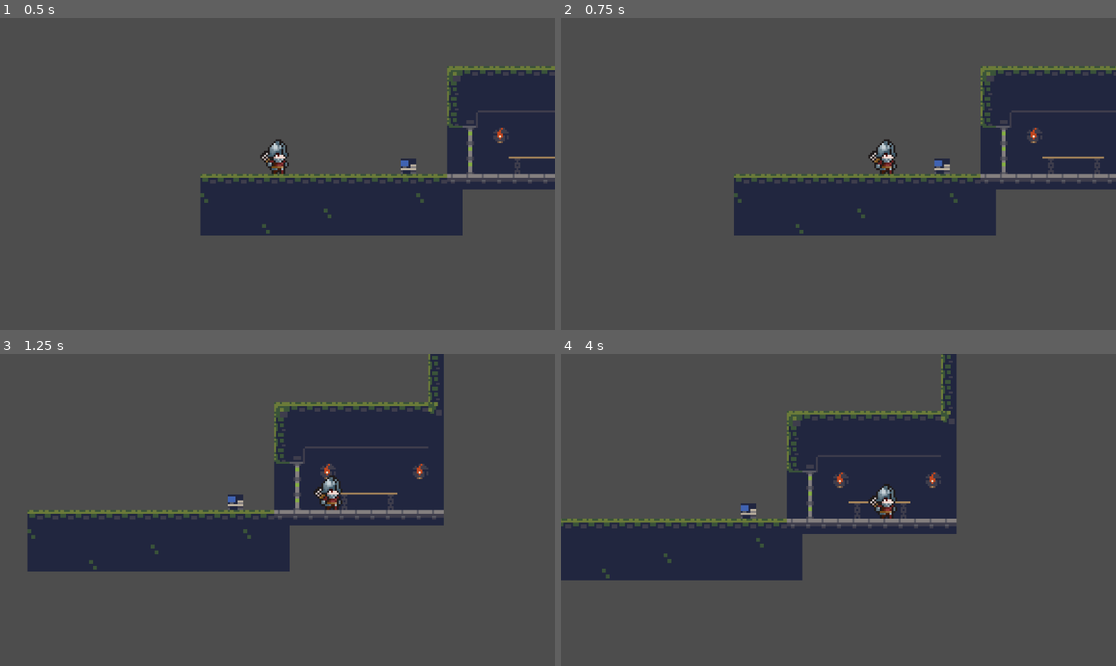
Above: before the commit, frames 1-4 (two rows, left to right).
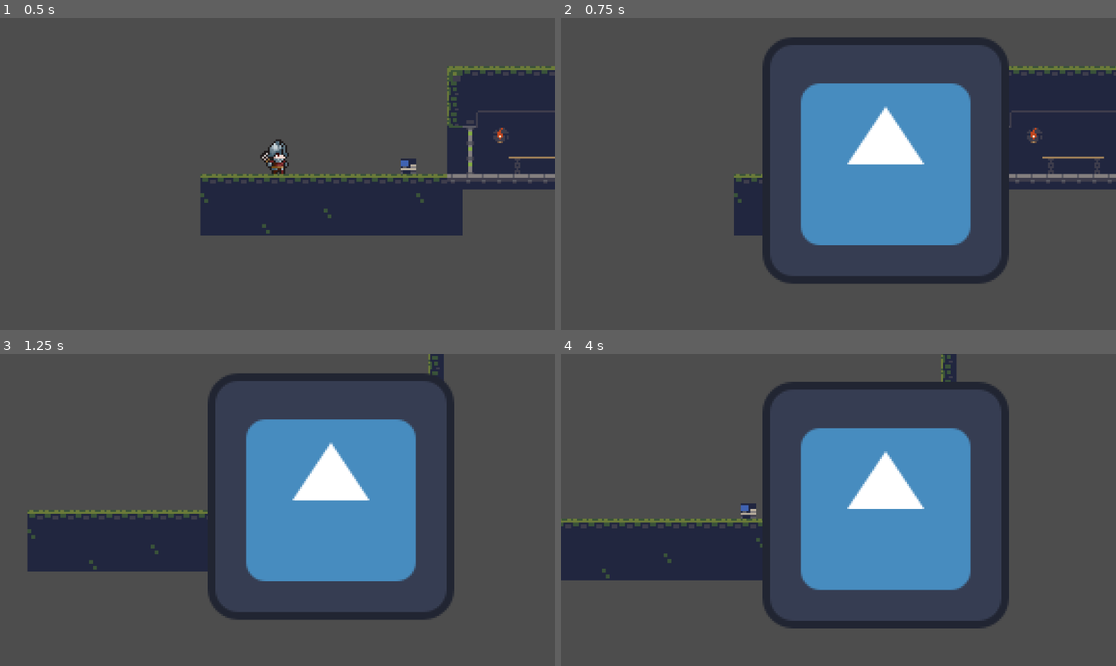
Above: after the commit, the same moments.

Repository: The3rdMega/Game-Jam-Darcy---Grupo-1
Game: Godot game, scene res://scenes/game.tscn
The game is run twice, just before and just after one commit, with the same random seed, the same clock (stepped at 60 frames per second) and the same inputs. The engine's default icon, where the game draws it, is replaced by a stand-in: a white triangle on a blue panel in a dark square.
Inputs:
- Up to frame 1 (0.5 s): no input
- Up to frame 2 (0.75 s): tap Enter at 0.5 s; hold D from 0.53 s (still down); tap F (f) at 0.6 s
- Up to frame 3 (1.25 s): keep holding D; tap Space at 0.77 s
- Up to frame 4 (4 s): tap F (f) every 0.75 s from 1.35 to 3.6 s; tap Space at 1.52, 3.02, 3.77 s; release D at 2.03 s; hold A 2.03-2.78 s; hold D from 2.78 s (still down)

Frame 1 is identical in both runs. In frame 2, 20% of the frame differs, in the area x 36-81%, y 6-86%; in frame 3, 20%; in frame 4, 21%, in the area x 36-81%, y 8-88%.

Commit message:
Ghost mode

Diff:
--- a/scenes/player.tscn
+++ b/scenes/player.tscn
@@ -70,10 +70,10 @@
 script = ExtResource("1_vf0wm")
 
 [node name="AnimatedSprite2D" type="AnimatedSprite2D" parent="."]
-position = Vector2(0, -7)
 sprite_frames = SubResource("SpriteFrames_icxhm")
-animation = &"Ghost"
+animation = &"Idle"
 autoplay = "Idle"
+offset = Vector2(0, -7)
 
 [node name="CollisionShape2D" type="CollisionShape2D" parent="."]
 position = Vector2(0, -8)
--- a/scripts/player.gd
+++ b/scripts/player.gd
@@ -7,6 +7,11 @@
 var Is_ghost = false
 var initialPosition: Vector2
 var nextTimetToTransform: float
+
+var animator: AnimatedSprite2D
+func _ready() -> void:
+	animator = get_node("AnimatedSprite2D")
+
 func _physics_process(delta: float) -> void:
 
 	if(Is_ghost):
@@ -22,8 +27,12 @@
 
 func Ghost():
 	if(Is_ghost):
+		##VIRAR HUMANO
 		position = initialPosition
+		animator.animation = "Idle"
 	else:
+		##VIRAR GHOST
+		animator.animation = "Ghost"
 		initialPosition = position
 	Is_ghost = !Is_ghost
 
